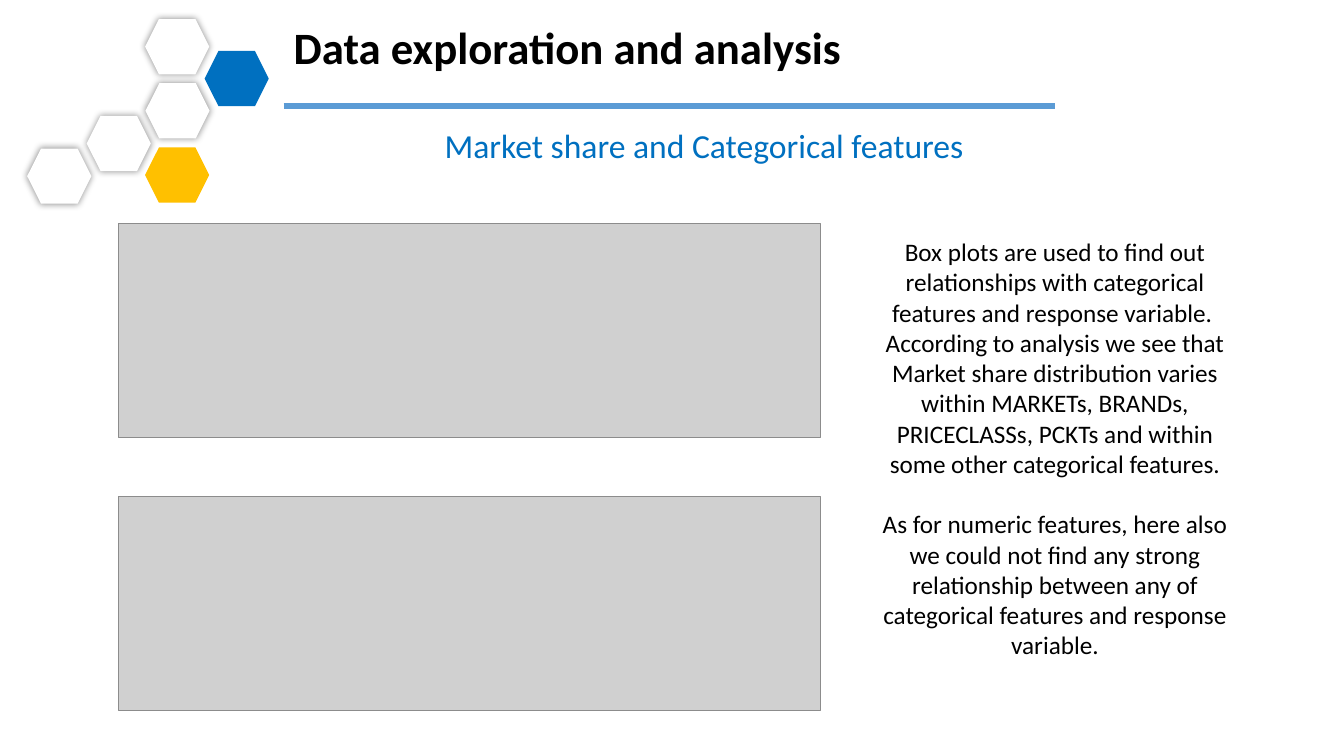
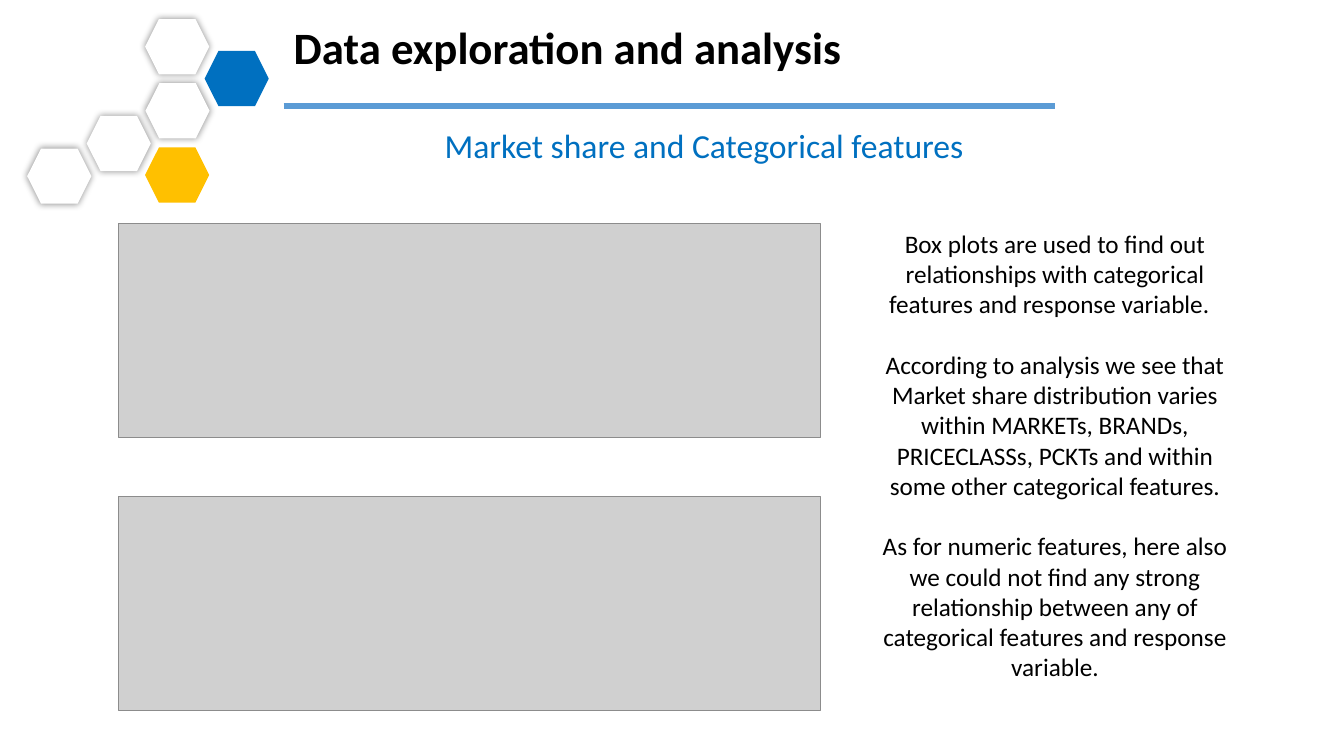
Before and after one commit to razmikmelikbekyan/market_share_prediction, a slide deck: slide 8 of PMI.pptx. Drawn at 1344x756 pixels with LibreOffice and Linux fonts; fonts in the diff are those of the drawing; grey boxes stand for pictures. Boxes give left, top, right and bottom in pixels: in the first picture for what was removed or moved away, otherwise in the second. Text is boxed around its words. In the diff, an @@ line names an element or a change of style, - is before the commit and + after.

Commit message:
typo correction in presentation

```diff
--- a/PMI.pptx
+++ b/PMI.pptx
@@ text "Box plots are used to ...": place and size @@
-text "Box plots are used to ..." at box(883, 243, 1227, 655)
+text "Box plots are used to ..." at box(883, 235, 1227, 677)
@@ text at box(886, 235, 1224, 500): text changed @@
-Box plots are used to find out relationships with categorical features and response variable. According to analysis we see that Market share distribution varies within MARKETs, BRANDs, PRICECLASSs, PCKTs and within some other categorical features.
+Box plots are used to find out relationships with categorical features and response variable.
+According to analysis we see that Market share distribution varies within MARKETs, BRANDs, PRICECLASSs, PCKTs and within some other categorical features.
```
Also in this commit, not shown: 18 other slides changed, 4 slides added, 1 other file.
